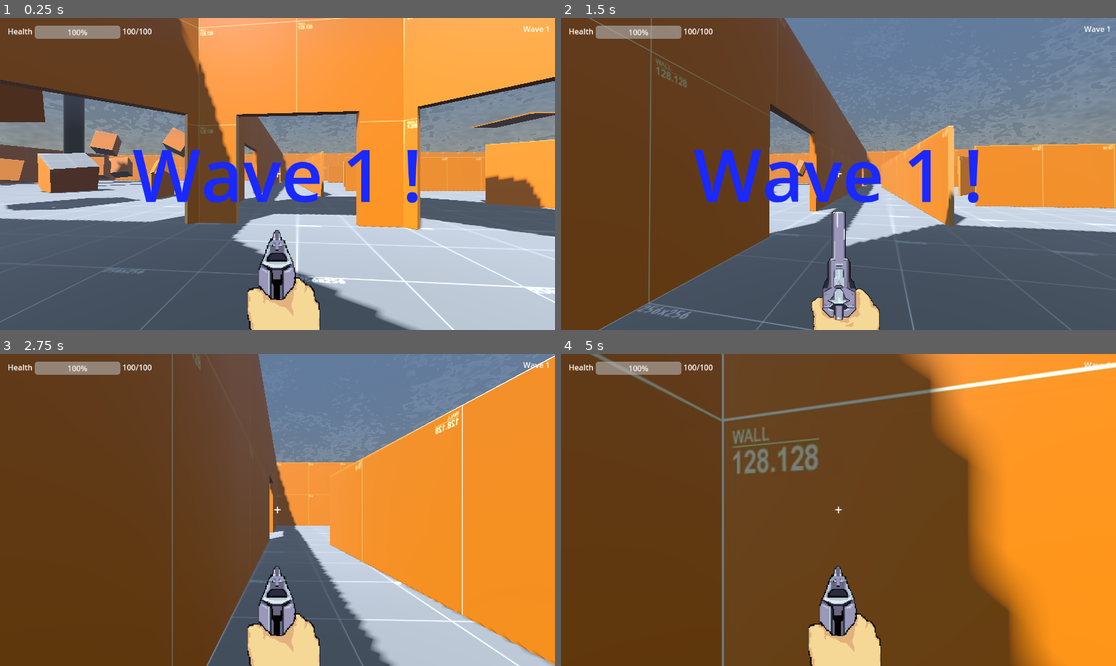
Above: before the commit, frames 1-4 (two rows, left to right).
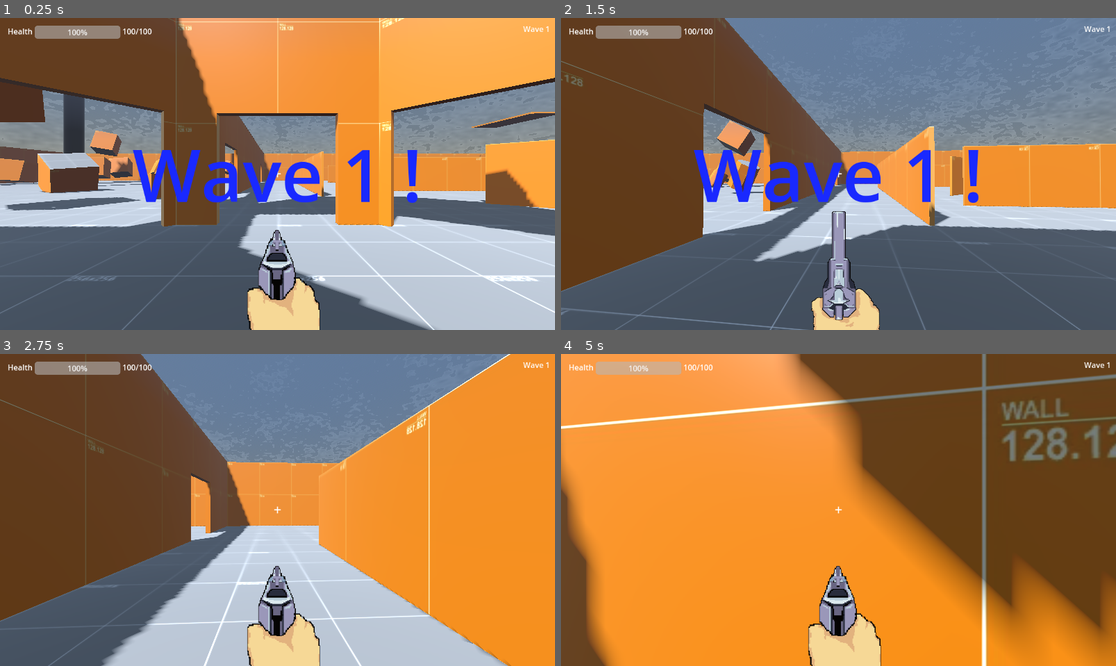
Above: after the commit, the same moments.

Repository: Liloslash/gwj_critters
Game: Godot game, scene res://World.tscn
Two runs of this game, one before a commit and one after it. Both use one fixed random seed, a clock stepped at 60 frames per second and the inputs below. Sound files missing from this copy of the repository are replaced by a short silence.
Inputs (mouse positions are in pixels of both pictures, inside the frame that each line leads up to):
- Up to frame 1 (0.25 s): no input
- Up to frame 2 (1.5 s): tap Enter (ui_accept) at 0.5, 0.77 s; move the mouse to (866, 174) at 0.52 s; press the mouse at (866, 174) at 0.53 s; hold W (up) from 0.53 s (still down); move the mouse to (810, 174) at 1.27 s; release the mouse at (810, 174) at 1.28 s; click (810, 174) at 1.35 s
- Up to frame 3 (2.75 s): keep holding W (up); tap Enter (ui_accept) at 1.52 s; move the mouse to (288, 503) at 2.02 s; press the mouse at (288, 503) at 2.03 s
- Up to frame 4 (5 s): keep holding W (up); move the mouse to (832, 516) at 2.77 s; release the mouse at (832, 516) at 2.78 s; click (832, 516) at 2.85 s; tap Enter (ui_accept) at 3.02, 3.77, 4.25, 4.52 s; move the mouse to (877, 513) at 3.52 s; press the mouse at (877, 513) at 3.53 s; move the mouse to (794, 506) at 4.27 s; release the mouse at (794, 506) at 4.28 s; click (794, 506) at 4.35 s

The runs differ from the first frame. In frame 1, 11% of the frame differs, in the area x 0-100%, y 0-100%; in frame 2, 19%; in frame 3, 32%; in frame 4, 85%.

Commit message:
fix rotated map

Diff:
--- a/World.tscn
+++ b/World.tscn
@@ -83,7 +83,6 @@
 metadata/_edit_lock_ = true
 
 [node name="Arena" parent="." instance=ExtResource("3_p1v5b")]
-transform = Transform3D(0.995744, 0, -0.092162, 0, 1, 0, 0.092162, 0, 0.995744, 0, 0, 0)
 metadata/_edit_lock_ = true
 
 [node name="Obstacles" parent="." instance=ExtResource("3_wygdx")]
